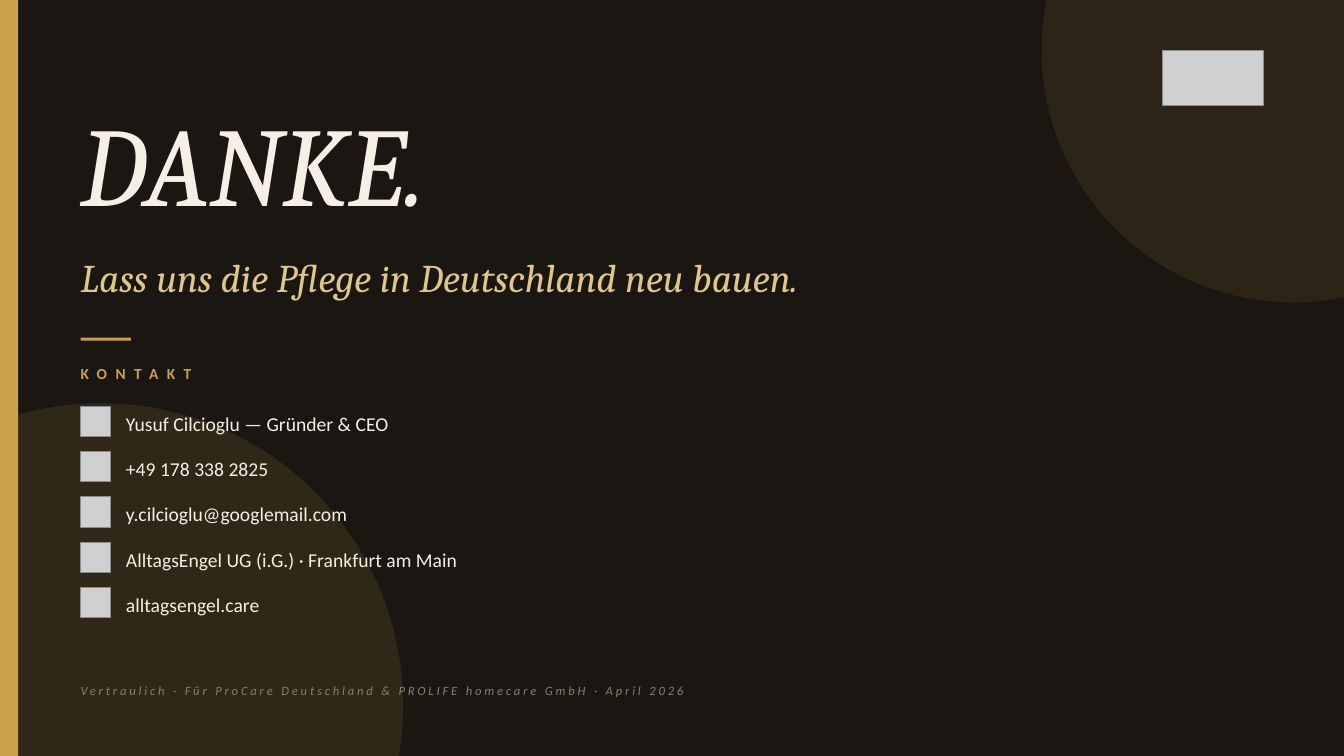
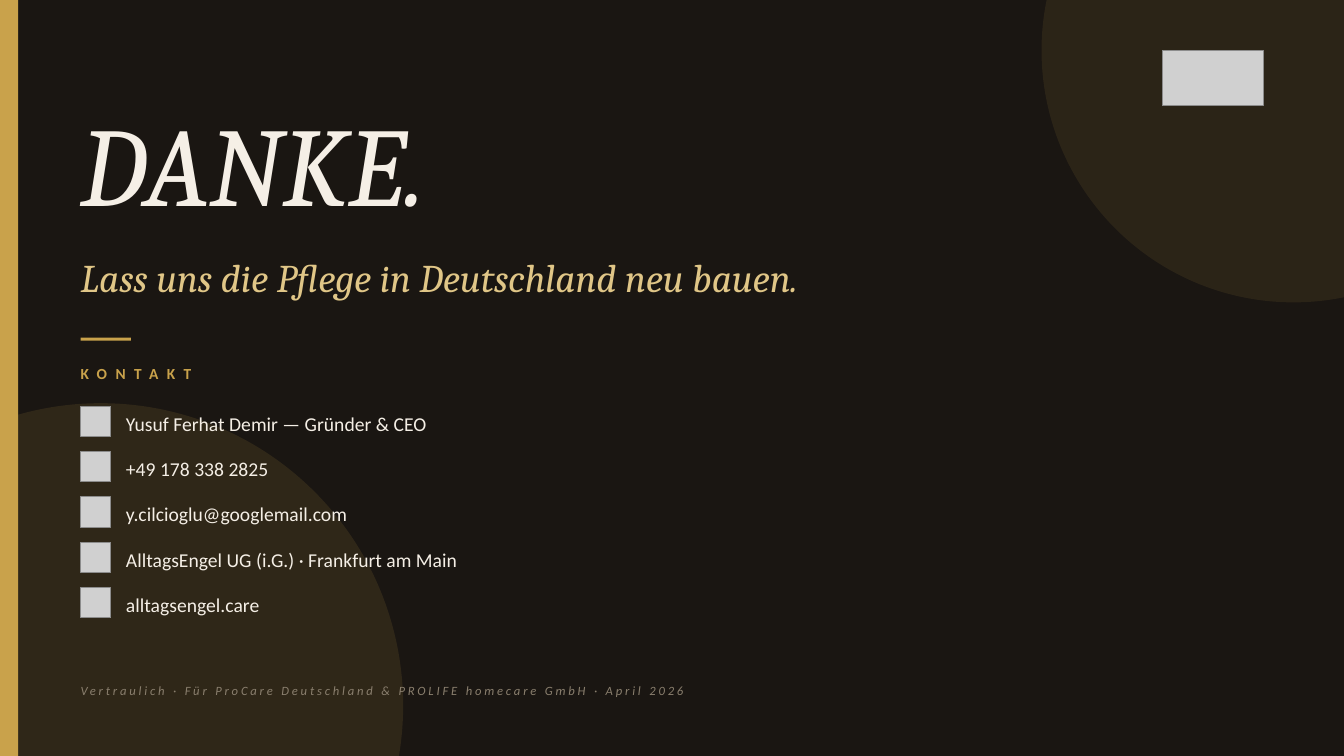
Before and after one commit to YusufFerhatDemir/alltagsengel, a slide deck: slide 14 of investor/AlltagsEngel_PitchDeck_2026.pptx. Drawn at 1344x756 pixels with LibreOffice and Linux fonts; fonts in the diff are those of the drawing; grey boxes stand for pictures. Boxes give left, top, right and bottom in pixels: in the first picture for what was removed or moved away, otherwise in the second. Text is boxed around its words. In the diff, an @@ line names an element or a change of style, - is before the commit and + after.

Commit message:
fix(investor): Gründer-Name korrigiert auf Yusuf Ferhat Demir (alle 4 Deliverables)

```diff
--- a/investor/AlltagsEngel_PitchDeck_2026.pptx
+++ b/investor/AlltagsEngel_PitchDeck_2026.pptx
@@ text at box(126, 417, 427, 431): text changed @@
-Yusuf Cilcioglu — Gründer & CEO
+Yusuf Ferhat Demir — Gründer & CEO
```
Also in this commit, not shown: 2 other slides changed, 9 other files.
